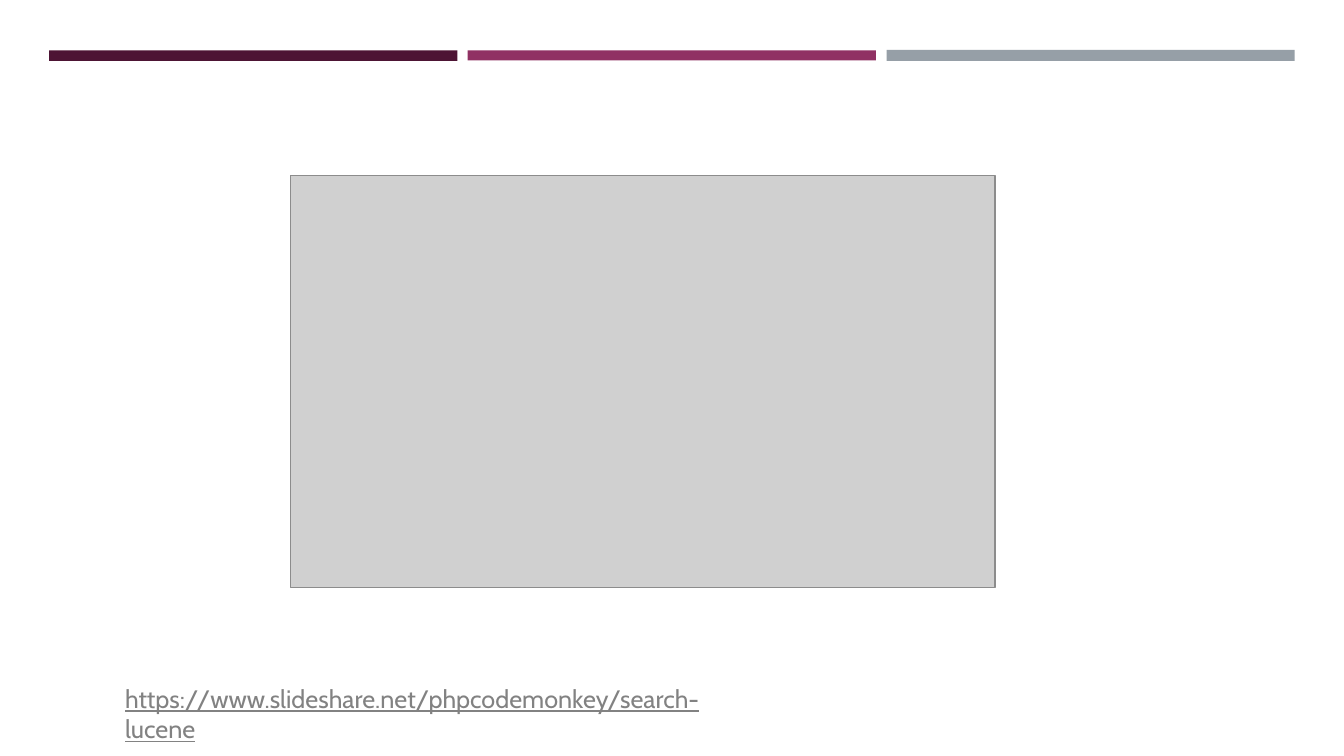
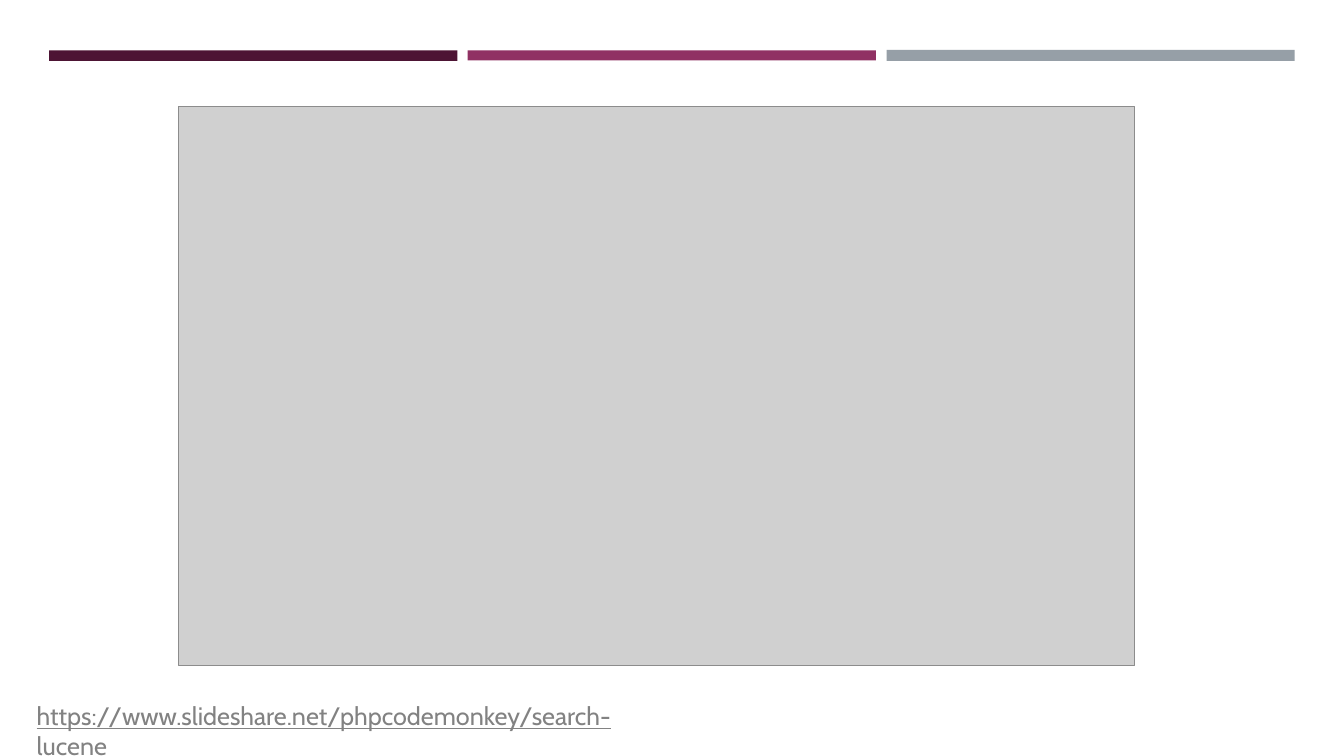
Before and after one commit to vossenv/lucene_hibernate_demo, a slide deck: slide 7 of lucenify.pptx. Drawn at 1344x756 pixels with LibreOffice and Linux fonts; fonts in the diff are those of the drawing; grey boxes stand for pictures. Boxes give left, top, right and bottom in pixels: in the first picture for what was removed or moved away, otherwise in the second. Text is boxed around its words. In the diff, an @@ line names an element or a change of style, - is before the commit and + after.

```diff
--- a/lucenify.pptx
+++ b/lucenify.pptx
@@ picture resized from (x1=291, y1=175, x2=996, y2=588) to (x1=179, y1=107, x2=1135, y2=666) @@
@@ text "https://www.slideshare.net/phpcodemonkey/search-lucene" rewrapped from (x1=125, y1=689, x2=699, y2=742) to (x1=37, y1=706, x2=611, y2=755) @@
```
Also in this commit, not shown: 3 other slides changed, 10 slides added, 2 slides removed, 6 other files.
